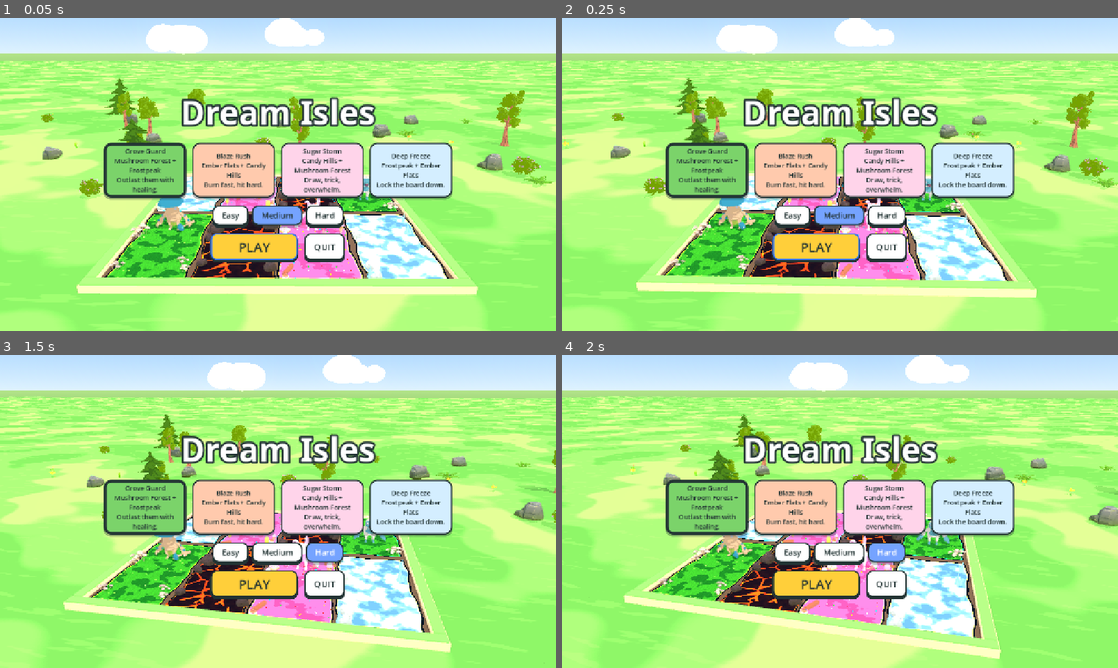
Above: before the commit, frames 1-4 (two rows, left to right).
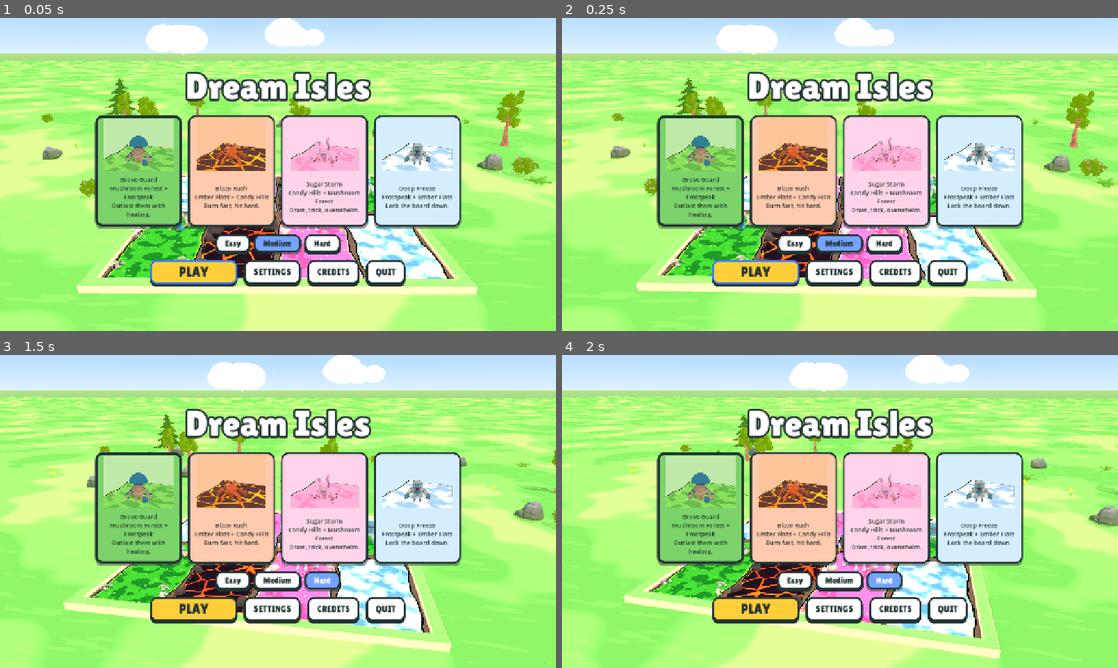
Above: after the commit, the same moments.

Repository: muriarty1893/cardwards
Game: Godot game, scene res://menus/main_menu.tscn
Same seed, same stepped clock (60 frames per second), same inputs: the game is played once before the commit and once after it.
Inputs:
- Up to frame 1 (0.05 s): no input
- Up to frame 2 (0.25 s): no input
- Up to frame 3 (1.5 s): click "Medium" at 0.5 s; click "Hard" at 1.25 s
- Up to frame 4 (2 s): no input

The runs differ from the first frame. In frame 1, 27% of the frame differs, in the area x 17-83%, y 17-86%; in frame 2, 27%; in frame 3, 27%; in frame 4, 27%.

Commit message:
feat: cartoon HUD with hero portraits, restyled menus, settings and credits
Co-Authored-By: Claude Opus 5.5 <noreply@anthropic.com>
Claude-Session: https://claude.ai/code/session_01KWhDzHoaJZoxty1TDdYE3R

Diff:
--- a/menus/main_menu.gd
+++ b/menus/main_menu.gd
@@ -12,6 +12,7 @@
 var _t: float = 0.0
 var _deck_buttons: Dictionary = {}
 var _diff_buttons: Array[Button] = []
+var _ui_root: Control
 
 
 func _ready() -> void:
@@ -45,6 +46,7 @@
 	root.set_anchors_preset(Control.PRESET_FULL_RECT)
 	root.mouse_filter = Control.MOUSE_FILTER_IGNORE
 	layer.add_child(root)
+	_ui_root = root
 	var vb := VBoxContainer.new()
 	vb.set_anchors_preset(Control.PRESET_CENTER)
 	vb.grow_horizontal = Control.GROW_DIRECTION_BOTH
@@ -52,7 +54,7 @@
 	vb.alignment = BoxContainer.ALIGNMENT_CENTER
 	vb.add_theme_constant_override("separation", 18)
 	root.add_child(vb)
-	var title := UiStyle.bold(UiStyle.label("Dream Isles", 76, Color.WHITE))
+	var title := UiStyle.title(UiStyle.label("Dream Isles", 84, Color.WHITE)) as Label
 	title.add_theme_color_override("font_outline_color", Palette.INK)
 	title.add_theme_constant_override("outline_size", 18)
 	title.horizontal_alignment = HORIZONTAL_ALIGNMENT_CENTER
@@ -63,11 +65,17 @@
 	vb.add_child(decks)
 	for d: DeckData in CardDB.all_decks():
 		var btn := Button.new()
+		btn.name = "Deck_%s" % d.id
 		btn.toggle_mode = true
-		btn.custom_minimum_size = Vector2(190, 120)
+		btn.custom_minimum_size = Vector2(200, 214)
 		btn.text = "%s\n%s + %s\n%s" % [d.display_name, CardData.LAND_NAMES[d.lands[0]], CardData.LAND_NAMES[d.lands[2]], FLAVOUR.get(d.id, "")]
 		btn.autowrap_mode = TextServer.AUTOWRAP_WORD_SMART
-		btn.add_theme_font_size_override("font_size", 15)
+		btn.add_theme_font_size_override("font_size", 14)
+		btn.icon = load(VisualDB.art_path(_champion(d))) as Texture2D
+		btn.icon_alignment = HORIZONTAL_ALIGNMENT_CENTER
+		btn.vertical_icon_alignment = VERTICAL_ALIGNMENT_TOP
+		btn.expand_icon = false
+		btn.add_theme_constant_override("icon_max_width", 160)
 		var base: Color = Palette.LAND_CARD[d.lands[0]]
 		for st: String in ["normal", "hover", "pressed", "focus"]:
 			var sb := UiStyle.panel(base.lerp(Color.WHITE, 0.55) if st == "normal" else (base.lerp(Color.WHITE, 0.3) if st == "hover" else base), 16)
@@ -102,12 +110,41 @@
 	play.custom_minimum_size = Vector2(200, 0)
 	play.pressed.connect(_play)
 	row.add_child(play)
+	var settings := MenuButtons.big("SETTINGS", Color.WHITE, 20)
+	settings.pressed.connect(func() -> void: _open_panel(SettingsPanel.make()))
+	row.add_child(settings)
+	var credits := MenuButtons.big("CREDITS", Color.WHITE, 20)
+	credits.pressed.connect(func() -> void: _open_panel(CreditsPanel.make()))
+	row.add_child(credits)
 	var quit := MenuButtons.big("QUIT", Color.WHITE, 20)
 	quit.pressed.connect(func() -> void: get_tree().quit())
 	row.add_child(quit)
 	_select_deck(Session.player_deck)
 	_select_difficulty(Session.difficulty)
 	play.grab_focus()
+
+
+## The deck's showcase creature: its highest-level creature, first in card order.
+static func _champion(d: DeckData) -> StringName:
+	var best: CardData = null
+	for c: CardData in d.cards:
+		if c.is_creature() and (best == null or c.level > best.level):
+			best = c
+	return best.id if best else d.cards[0].id
+
+
+## Shows a Settings or Credits panel centred over a dimmed menu; its `closed` signal hides it.
+func _open_panel(panel: PanelContainer) -> void:
+	var dim := ColorRect.new()
+	dim.color = Color(0, 0, 0, 0.45)
+	dim.set_anchors_preset(Control.PRESET_FULL_RECT)
+	dim.mouse_filter = Control.MOUSE_FILTER_STOP
+	_ui_root.add_child(dim)
+	var center := CenterContainer.new()
+	center.set_anchors_preset(Control.PRESET_FULL_RECT)
+	dim.add_child(center)
+	center.add_child(panel)
+	panel.connect("closed", dim.queue_free)
 
 
 func _select_deck(id: StringName) -> void:
--- a/tests/test_board_fit.gd
+++ b/tests/test_board_fit.gd
@@ -54,11 +54,19 @@
 		var screen := Rect2(0, 0, size.x, size.y)
 		var corner_l := Rect2(Vector2(12, 10), Hud.CORNER)
 		var corner_r := Rect2(Vector2(size.x - 12 - Hud.CORNER.x, 10), Hud.CORNER)
+		var bar_l := Rect2(Vector2(12 + 112, 14), Hud.BAR)
+		var bar_r := Rect2(Vector2(size.x - 12 - 112 - Hud.BAR.x, 14), Hud.BAR)
+		var bars: Array[Rect2] = []
 		for p: int in 2:
 			for l: int in 4:
-				var bar: Rect2 = UnitOverlay.bar_rect_at(cam, board.anchor(p, l) + Vector3(0, 1.85, 0), [corner_l, corner_r])
+				var bar: Rect2 = UnitOverlay.bar_rect_at(cam, board.anchor(p, l) + Vector3(0, 1.85, 0), [corner_l, corner_r, bar_l, bar_r])
 				assert_true(screen.encloses(bar), "bar p%d l%d on screen at %s (%s)" % [p, l, size, bar])
-				assert_true(not bar.intersects(corner_l) and not bar.intersects(corner_r), "bar p%d l%d clear of corners at %s" % [p, l, size])
+				for keep_out: Rect2 in [corner_l, corner_r, bar_l, bar_r]:
+					assert_true(not bar.intersects(keep_out), "bar p%d l%d clear of HUD %s at %s" % [p, l, keep_out, size])
 				assert_true(bar.end.y <= size.y - Hud.TRAY_H, "bar p%d l%d above tray at %s" % [p, l, size])
+				bars.append(bar)
+		for i: int in bars.size():
+			for j: int in range(i + 1, bars.size()):
+				assert_true(not bars[i].intersects(bars[j]), "stat bars %d and %d apart at %s" % [i, j, size])
 		(r[0] as Node).free()
 	return true
--- a/tests/test_ui_layout.gd
+++ b/tests/test_ui_layout.gd
@@ -26,6 +26,14 @@
 	var screen := Rect2(Vector2.ZERO, size)
 	for panel: Control in hud.panels():
 		assert_true(screen.encloses(panel.get_global_rect()), "%s inside %s (%s)" % [panel.name, size, panel.get_global_rect()])
+	var names: Array[String] = []
+	for panel: Control in hud.panels():
+		names.append(String(panel.name))
+	assert_true("YouBar" in names and "RivalBar" in names, "hero bars are HUD panels")
+	var you_bar: Control = hud.find_child("YouBar", true, false)
+	var rival_bar: Control = hud.find_child("RivalBar", true, false)
+	if you_bar and rival_bar:
+		assert_true(not you_bar.get_global_rect().intersects(rival_bar.get_global_rect()), "hero bars apart at %s" % size)
 	var cards: Rect2 = hand.cards_rect()
 	assert_true(cards.size.x > 0, "hand has cards")
 	assert_true(not hud.end_turn_button.get_global_rect().intersects(cards), "END TURN clear of hand at %s" % size)
@@ -56,3 +64,38 @@
 			assert_eq(w.text_label().text, c.text, "rules text on %s" % c.id)
 		w.free()
 	return true
+
+
+func test_settings_panel_writes_settings() -> bool:
+	var tree := Engine.get_main_loop() as SceneTree
+	var settings: GameSettings = tree.root.get_node("Settings")
+	var old_path: String = settings.path
+	var old: float = settings.music_volume
+	settings.path = "user://t_settings_panel.cfg"
+	var p: SettingsPanel = SettingsPanel.make()
+	tree.root.add_child(p)
+	p.music_slider.value = 0.25
+	assert_eq(settings.music_volume, 0.25, "slider wrote music volume")
+	p.quality_option.select(1)
+	p.quality_option.item_selected.emit(1)
+	assert_eq(settings.quality, GameSettings.Quality.LOW, "option wrote quality")
+	settings.set_value(&"music_volume", old)
+	settings.path = old_path
+	settings.load_settings()
+	p.queue_free()
+	await tree.process_frame
+	return true
+
+
+func test_main_menu_loads() -> bool:
+	var tree := Engine.get_main_loop() as SceneTree
+	var menu: Node = (load("res://menus/main_menu.tscn") as PackedScene).instantiate()
+	tree.root.add_child(menu)
+	await tree.process_frame
+	var decks: Array[Node] = menu.find_children("Deck_*", "Button", true, false)
+	assert_eq(decks.size(), 4, "four deck buttons")
+	for b: Node in decks:
+		assert_true((b as Button).icon != null, "%s shows champion art" % b.name)
+	menu.queue_free()
+	await tree.process_frame
+	return true
--- a/view/ui/blob_portrait.gd
+++ /dev/null
@@ -1,36 +0,0 @@
-class_name BlobPortrait
-extends Control
-## A little drawn critter face for the hero corners (our own mascot blobs).
-
-var body_color: Color = Color("#ffd84a")
-var bg_color: Color = Color("#8fd3ff")
-var horns: bool = false
-
-
-func _init() -> void:
-	mouse_filter = Control.MOUSE_FILTER_IGNORE
-
-
-func _draw() -> void:
-	var r := Rect2(Vector2.ZERO, size)
-	var sb := StyleBoxFlat.new()
-	sb.bg_color = bg_color
-	sb.border_color = Palette.TRAY_DARK
-	sb.set_border_width_all(4)
-	sb.set_corner_radius_all(14)
-	draw_style_box(sb, r)
-	var c := Vector2(size.x * 0.5, size.y * 0.6)
-	var rad: float = size.x * 0.32
-	if horns:
-		for s: float in [-1.0, 1.0]:
-			draw_colored_polygon(PackedVector2Array([c + Vector2(s * rad * 0.3, -rad * 0.8), c + Vector2(s * rad * 0.95, -rad * 0.5), c + Vector2(s * rad * 0.85, -rad * 1.5)]), Color("#fff3dd"))
-	else:
-		for s: float in [-1.0, 1.0]:
-			draw_circle(c + Vector2(s * rad * 0.75, -rad * 0.8), rad * 0.3, body_color.darkened(0.2))
-	draw_circle(c + Vector2(0, 3), rad + 3.0, Palette.TRAY_DARK)
-	draw_circle(c, rad, body_color)
-	draw_circle(c + Vector2(-rad * 0.3, -rad * 0.3), rad * 0.45, body_color.lightened(0.25))
-	for s: float in [-1.0, 1.0]:
-		draw_circle(c + Vector2(s * rad * 0.38, -rad * 0.05), rad * 0.27, Color.WHITE)
-		draw_circle(c + Vector2(s * rad * 0.38, 0.0), rad * 0.13, Color("#111111"))
-	draw_arc(c + Vector2(0, rad * 0.3), rad * 0.3, 0.2, PI - 0.2, 10, Palette.TRAY_DARK, 3.0)
--- a/view/ui/hud.gd
+++ b/view/ui/hud.gd
@@ -9,12 +9,16 @@
 
 const TRAY_H := 214.0
 const TRAY_MARGIN := 60.0
-const CORNER := Vector2(214, 128)
+const CORNER := Vector2(236, 120)
+## Hero health bar size (it sits on top of the corner and runs toward the centre).
+const BAR := Vector2(300, 30)
 
 var end_turn_button: Button
 var pause_button: Button
 var _you: Control
 var _rival: Control
+var _you_bar: Control
+var _rival_bar: Control
 var _tray: Panel
 var _refs: Dictionary = {}
 var _orb_label: Label
@@ -26,22 +30,26 @@
 
 func _init() -> void:
 	mouse_filter = Control.MOUSE_FILTER_IGNORE
-	_you = _corner(true, "You", Color("#ffd84a"), Color("#8fd3ff"))
+	_you = _corner(true, "You", "res://assets/card_art/hero_you.png", Color("#8fd3ff"))
 	_you.position = Vector2(12, 10)
 	add_child(_you)
-	_rival = _corner(false, "Rival", Color("#b06cff"), Color("#ffb3dd"))
+	_rival = _corner(false, "Rival", "res://assets/card_art/hero_rival.png", Color("#ffb3dd"))
 	_rival.set_anchors_preset(Control.PRESET_TOP_RIGHT)
 	_rival.offset_left = -CORNER.x - 12
 	_rival.offset_right = -12
 	_rival.offset_top = 10
 	_rival.offset_bottom = 10 + CORNER.y
 	add_child(_rival)
+	_you_bar = _hero_bar(true, "You")
+	add_child(_you_bar)
+	_rival_bar = _hero_bar(false, "Rival")
+	add_child(_rival_bar)
 	_build_tray()
 	_build_pause()
 
 
 func panels() -> Array[Control]:
-	return [_you, _rival, _tray, end_turn_button, pause_button]
+	return [_you, _rival, _you_bar, _rival_bar, _tray, end_turn_button, pause_button]
 
 
 func refresh(s: GameState, human: int) -> void:
@@ -55,6 +63,8 @@
 	var mine: bool = s.active == human and s.phase != GameState.Phase.OVER
 	_you.modulate = Color.WHITE if mine else Color(0.82, 0.82, 0.82)
 	_rival.modulate = Color.WHITE if not mine else Color(0.82, 0.82, 0.82)
+	_you_bar.modulate = _you.modulate
+	_rival_bar.modulate = _rival.modulate
 
 
 func is_paused() -> bool:
@@ -85,9 +95,9 @@
 	tw.tween_property(p, "position", base, 0.05)
 
 
-## Screen rects of the two hero corner panels (stat bars keep out of them).
+## Screen rects of the hero corners and their health bars (stat bars keep out of them).
 func corner_rects() -> Array[Rect2]:
-	return [_you.get_global_rect(), _rival.get_global_rect()]
+	return [_you.get_global_rect(), _rival.get_global_rect(), _you_bar.get_global_rect(), _rival_bar.get_global_rect()]
 
 
 func hero_screen_pos(human_side: bool) -> Vector2:
@@ -106,7 +116,7 @@
 
 
 func _plate(text: String, size_: Vector2, font: int = 16) -> Label:
-	var l := UiStyle.bold(UiStyle.label(text, font, Color.WHITE))
+	var l := UiStyle.title(UiStyle.label(text, font, Color.WHITE)) as Label
 	l.size = size_
 	l.custom_minimum_size = size_
 	l.horizontal_alignment = HORIZONTAL_ALIGNMENT_CENTER
@@ -116,7 +126,7 @@
 
 
 func _orb(diameter: float, font: int) -> Label:
-	var l := UiStyle.bold(UiStyle.label("0", font, Color.WHITE))
+	var l := UiStyle.title(UiStyle.label("0", font, Color.WHITE)) as Label
 	l.size = Vector2(diameter, diameter)
 	l.horizontal_alignment = HORIZONTAL_ALIGNMENT_CENTER
 	l.vertical_alignment = VERTICAL_ALIGNMENT_CENTER
@@ -129,7 +139,7 @@
 	return l
 
 
-func _corner(left: bool, who: String, body: Color, bg: Color) -> Control:
+func _corner(left: bool, who: String, portrait: String, bg: Color) -> Control:
 	var c := Control.new()
 	c.name = who
 	c.size = CORNER
@@ -140,53 +150,80 @@
 	back.mouse_filter = Control.MOUSE_FILTER_IGNORE
 	back.add_theme_stylebox_override("panel", _frame(Palette.TRAY, 18))
 	c.add_child(back)
+	# Framed portrait in the outer corner.
+	var frame := Panel.new()
+	frame.size = Vector2(96, 96)
+	frame.position = Vector2(8, 12) if left else Vector2(CORNER.x - 104, 12)
+	frame.mouse_filter = Control.MOUSE_FILTER_IGNORE
+	var fsb := StyleBoxFlat.new()
+	fsb.bg_color = bg
+	fsb.border_color = Palette.INK
+	fsb.set_border_width_all(4)
+	fsb.set_corner_radius_all(14)
+	frame.add_theme_stylebox_override("panel", fsb)
+	frame.clip_children = CanvasItem.CLIP_CHILDREN_AND_DRAW
+	c.add_child(frame)
+	var face := TextureRect.new()
+	face.texture = load(portrait) as Texture2D
+	face.expand_mode = TextureRect.EXPAND_IGNORE_SIZE
+	face.stretch_mode = TextureRect.STRETCH_KEEP_ASPECT_COVERED
+	face.position = Vector2(4, 4)
+	face.size = Vector2(88, 88)
+	face.mouse_filter = Control.MOUSE_FILTER_IGNORE
+	frame.add_child(face)
+	var orb := _orb(44, 22)
+	orb.position = Vector2(112, 46) if left else Vector2(CORNER.x - 156, 46)
+	c.add_child(orb)
+	var nm := UiStyle.title(UiStyle.label(who.to_upper(), 18, Color("#d9d4ff"))) as Label
+	nm.position = Vector2(160, 54) if left else Vector2(8, 54)
+	nm.size = Vector2(68, 26)
+	nm.horizontal_alignment = HORIZONTAL_ALIGNMENT_CENTER
+	c.add_child(nm)
+	var plate := _plate("", Vector2(116, 24), 14)
+	plate.position = Vector2(112, 92) if left else Vector2(8, 92)
+	c.add_child(plate)
+	_refs[who] = {"orb": orb, "plate": plate}
+	return c
+
+
+## Wide hero health bar along the top edge, running from the corner toward the centre.
+func _hero_bar(left: bool, who: String) -> Control:
 	var bar := ProgressBar.new()
-	bar.position = Vector2(10, 9)
-	bar.size = Vector2(CORNER.x - 20, 26)
+	bar.name = "YouBar" if left else "RivalBar"
 	bar.max_value = GameState.MAX_HP
 	bar.show_percentage = false
 	bar.mouse_filter = Control.MOUSE_FILTER_IGNORE
-	bar.add_theme_stylebox_override("background", _frame(Palette.TRAY_DARK, 9, 3))
-	var fill := _frame(Palette.HP, 9, 3)
-	bar.add_theme_stylebox_override("fill", fill)
+	bar.custom_minimum_size = BAR
+	bar.size = BAR
+	bar.add_theme_stylebox_override("background", _frame(Palette.TRAY_DARK, 10, 3))
+	bar.add_theme_stylebox_override("fill", _frame(Palette.HP, 10, 3))
 	bar.fill_mode = ProgressBar.FILL_BEGIN_TO_END if left else ProgressBar.FILL_END_TO_BEGIN
-	c.add_child(bar)
-	var hp := UiStyle.bold(UiStyle.label("25", 17, Color.WHITE))
-	hp.position = bar.position
-	hp.size = bar.size
+	if left:
+		bar.position = Vector2(12 + 112, 14)
+	else:
+		bar.set_anchors_preset(Control.PRESET_TOP_RIGHT)
+		bar.offset_left = -(12 + 112 + BAR.x)
+		bar.offset_right = -(12 + 112)
+		bar.offset_top = 14
+		bar.offset_bottom = 14 + BAR.y
+	var hp := UiStyle.title(UiStyle.label("♥ 25", 18, Color.WHITE)) as Label
+	hp.set_anchors_and_offsets_preset(Control.PRESET_FULL_RECT)
 	hp.horizontal_alignment = HORIZONTAL_ALIGNMENT_CENTER
 	hp.vertical_alignment = VERTICAL_ALIGNMENT_CENTER
 	hp.add_theme_color_override("font_outline_color", Palette.TRAY_DARK)
-	hp.add_theme_constant_override("outline_size", 6)
-	c.add_child(hp)
-	var face := BlobPortrait.new()
-	face.body_color = body
-	face.bg_color = bg
-	face.horns = not left
-	face.size = Vector2(80, 80)
-	face.position = Vector2(10, 41) if left else Vector2(CORNER.x - 90, 41)
-	c.add_child(face)
-	var orb := _orb(48, 22)
-	orb.position = Vector2(100, 40) if left else Vector2(CORNER.x - 148, 40)
-	c.add_child(orb)
-	var nm := UiStyle.bold(UiStyle.label(who.to_upper(), 14, Color("#c9c4ff")))
-	nm.position = Vector2(154, 52) if left else Vector2(10, 52)
-	nm.size = Vector2(50, 24)
-	nm.horizontal_alignment = HORIZONTAL_ALIGNMENT_CENTER
-	c.add_child(nm)
-	var plate := _plate("", Vector2(104, 28), 14)
-	plate.position = Vector2(100, 93) if left else Vector2(10, 93)
-	c.add_child(plate)
-	_refs[who] = {"bar": bar, "hp": hp, "orb": orb, "plate": plate}
-	return c
+	hp.add_theme_constant_override("outline_size", 7)
+	bar.add_child(hp)
+	_refs[who + "Bar"] = {"bar": bar, "hp": hp}
+	return bar
 
 
 func _fill_corner(who: String, ps: GameState.PlayerState, plate_text: String) -> void:
 	var r: Dictionary = _refs[who]
-	(r["bar"] as ProgressBar).value = clampi(ps.hero_hp, 0, GameState.MAX_HP)
-	(r["hp"] as Label).text = "♥ %d" % ps.hero_hp
 	(r["orb"] as Label).text = str(ps.magic)
 	(r["plate"] as Label).text = plate_text
+	var b: Dictionary = _refs[who + "Bar"]
+	(b["bar"] as ProgressBar).value = clampi(ps.hero_hp, 0, GameState.MAX_HP)
+	(b["hp"] as Label).text = "♥ %d" % ps.hero_hp
 
 
 func _build_tray() -> void:
@@ -230,11 +267,8 @@
 	end_turn_button = Button.new()
 	end_turn_button.name = "Battle"
 	end_turn_button.text = "BATTLE!"
-	end_turn_button.add_theme_font_size_override("font_size", 30)
-	var f := SystemFont.new()
-	f.font_names = PackedStringArray(["Nunito", "Fredoka", "Noto Sans", "sans-serif"])
-	f.font_weight = 900
-	end_turn_button.add_theme_font_override("font", f)
+	end_turn_button.add_theme_font_size_override("font_size", 34)
+	UiStyle.title(end_turn_button)
 	for st: String in ["normal", "hover", "pressed", "disabled", "focus"]:
 		var b := _frame(Palette.GREEN if st != "disabled" else Color("#6c6a8a"), 16, 5)
 		if st == "hover":
@@ -292,10 +326,13 @@
 	var vb := VBoxContainer.new()
 	vb.add_theme_constant_override("separation", 14)
 	box.add_child(vb)
-	var title := UiStyle.bold(UiStyle.label("Paused", 40))
+	var title := UiStyle.title(UiStyle.label("Paused", 44)) as Label
 	title.horizontal_alignment = HORIZONTAL_ALIGNMENT_CENTER
-	title.custom_minimum_size = Vector2(280, 0)
+	title.custom_minimum_size = Vector2(320, 0)
 	vb.add_child(title)
+	var settings := SettingsPanel.make(false)
+	settings.add_theme_stylebox_override("panel", StyleBoxEmpty.new())
+	vb.add_child(settings)
 	var resume := MenuButtons.big("RESUME", Palette.GOLD)
 	resume.pressed.connect(close_pause)
 	vb.add_child(resume)
--- a/view/ui/menu_buttons.gd
+++ b/view/ui/menu_buttons.gd
@@ -7,6 +7,7 @@
 	var b := Button.new()
 	b.text = text
 	b.add_theme_font_size_override("font_size", font_size)
+	UiStyle.title(b)
 	b.focus_mode = Control.FOCUS_ALL
 	for st: String in ["normal", "hover", "pressed", "focus", "disabled"]:
 		var sb := UiStyle.panel(color if st != "hover" else color.lightened(0.2), 14)
--- a/view/ui/results.gd
+++ b/view/ui/results.gd
@@ -29,7 +29,9 @@
 	vb.add_theme_constant_override("separation", 14)
 	vb.alignment = BoxContainer.ALIGNMENT_CENTER
 	panel.add_child(vb)
-	var title := UiStyle.bold(UiStyle.label("VICTORY!" if won else "DEFEAT", 56, Palette.GOLD.darkened(0.2) if won else Palette.HP))
+	var title := UiStyle.title(UiStyle.label("VICTORY!" if won else "DEFEAT", 64, Palette.GOLD.darkened(0.2) if won else Palette.HP)) as Label
+	title.add_theme_color_override("font_outline_color", Palette.INK)
+	title.add_theme_constant_override("outline_size", 10)
 	title.horizontal_alignment = HORIZONTAL_ALIGNMENT_CENTER
 	title.custom_minimum_size = Vector2(360, 0)
 	vb.add_child(title)
--- /dev/null
+++ b/view/ui/settings_panel.gd
@@ -0,0 +1,62 @@
+class_name SettingsPanel
+extends PanelContainer
+## Music and effects volume sliders and a graphics quality choice. Every change goes
+## straight to the Settings autoload (which saves it).
+
+signal closed
+
+var music_slider: HSlider
+var sfx_slider: HSlider
+var quality_option: OptionButton
+
+
+## `with_close` adds a CLOSE button (the pause menu embeds the panel without one).
+static func make(with_close: bool = true) -> SettingsPanel:
+	var p := SettingsPanel.new()
+	p.add_theme_stylebox_override("panel", UiStyle.panel(Color(1, 1, 1, 0.97), 22))
+	var vb := VBoxContainer.new()
+	vb.add_theme_constant_override("separation", 12)
+	p.add_child(vb)
+	var title := UiStyle.title(UiStyle.label("Settings", 32)) as Label
+	title.horizontal_alignment = HORIZONTAL_ALIGNMENT_CENTER
+	vb.add_child(title)
+	p.music_slider = p._slider(vb, "Music", Settings.music_volume, &"music_volume")
+	p.sfx_slider = p._slider(vb, "Effects", Settings.sfx_volume, &"sfx_volume")
+	var row := HBoxContainer.new()
+	row.add_theme_constant_override("separation", 12)
+	vb.add_child(row)
+	var ql := UiStyle.title(UiStyle.label("Graphics", 20)) as Label
+	ql.custom_minimum_size = Vector2(110, 0)
+	row.add_child(ql)
+	p.quality_option = OptionButton.new()
+	p.quality_option.add_item("High", GameSettings.Quality.HIGH)
+	p.quality_option.add_item("Low", GameSettings.Quality.LOW)
+	p.quality_option.select(int(Settings.quality))
+	p.quality_option.custom_minimum_size = Vector2(200, 36)
+	p.quality_option.item_selected.connect(func(i: int) -> void: Settings.set_value(&"quality", i))
+	row.add_child(p.quality_option)
+	if with_close:
+		var close := MenuButtons.big("CLOSE", Palette.GOLD, 20)
+		close.size_flags_horizontal = Control.SIZE_SHRINK_CENTER
+		close.pressed.connect(func() -> void: p.closed.emit())
+		vb.add_child(close)
+	return p
+
+
+func _slider(parent: Container, label: String, value: float, key: StringName) -> HSlider:
+	var row := HBoxContainer.new()
+	row.add_theme_constant_override("separation", 12)
+	parent.add_child(row)
+	var l := UiStyle.title(UiStyle.label(label, 20)) as Label
+	l.custom_minimum_size = Vector2(110, 0)
+	row.add_child(l)
+	var s := HSlider.new()
+	s.min_value = 0.0
+	s.max_value = 1.0
+	s.step = 0.05
+	s.value = value
+	s.custom_minimum_size = Vector2(200, 32)
+	s.size_flags_vertical = Control.SIZE_SHRINK_CENTER
+	s.value_changed.connect(func(v: float) -> void: Settings.set_value(key, v))
+	row.add_child(s)
+	return s
--- a/view/ui/timing_bar.gd
+++ b/view/ui/timing_bar.gd
@@ -46,7 +46,7 @@
 	bg.size = PANEL
 	bg.mouse_filter = Control.MOUSE_FILTER_IGNORE
 	add_child(bg)
-	_title = UiStyle.bold(UiStyle.label("STRIKE!", 18))
+	_title = UiStyle.title(UiStyle.label("STRIKE!", 22)) as Label
 	_title.position = Vector2(0, 6)
 	_title.size = Vector2(PANEL.x, 24)
 	_title.horizontal_alignment = HORIZONTAL_ALIGNMENT_CENTER
--- a/view/ui/toast.gd
+++ b/view/ui/toast.gd
@@ -16,7 +16,7 @@
 	sb.content_margin_top = 12
 	sb.content_margin_bottom = 12
 	add_theme_stylebox_override("panel", sb)
-	_label = UiStyle.bold(UiStyle.label("", 26, Color.WHITE))
+	_label = UiStyle.title(UiStyle.label("", 28, Color.WHITE)) as Label
 	_label.horizontal_alignment = HORIZONTAL_ALIGNMENT_CENTER
 	add_child(_label)
 	modulate.a = 0.0
--- a/view/ui/ui_style.gd
+++ b/view/ui/ui_style.gd
@@ -12,10 +12,10 @@
 	var sb := StyleBoxFlat.new()
 	sb.bg_color = bg
 	sb.border_color = Palette.INK
-	sb.set_border_width_all(3)
+	sb.set_border_width_all(4)
 	sb.set_corner_radius_all(radius)
-	sb.shadow_color = Color(Palette.INK, 0.35)
-	sb.shadow_offset = Vector2(0, 4)
+	sb.shadow_color = Color(Palette.INK, 0.45)
+	sb.shadow_offset = Vector2(0, 5)
 	sb.shadow_size = 1
 	sb.set_content_margin_all(8)
 	sb.content_margin_left = 14
--- a/view/ui/unit_overlay.gd
+++ b/view/ui/unit_overlay.gd
@@ -82,20 +82,30 @@
 
 
 ## Screen rect of a stat bar for a creature whose head is at `head` (world): centred 24 px
-## above the head, kept inside the screen and pushed sideways out of any `avoid` rect
-## (the hero corners), toward the middle of the screen.
+## above the head, kept inside the screen and moved out of any `avoid` rect (hero corners
+## and their health bars).
 static func bar_rect_at(cam: Camera3D, head: Vector3, avoid: Array[Rect2] = []) -> Rect2:
 	var c: Vector2 = cam.unproject_position(head) - Vector2(0, 24)
 	var r := Rect2(c - BAR_SIZE / 2.0, BAR_SIZE)
 	var vp: Vector2 = cam.get_viewport().get_visible_rect().size
 	r.position.x = clampf(r.position.x, 4.0, vp.x - BAR_SIZE.x - 4.0)
 	r.position.y = clampf(r.position.y, 4.0, vp.y - BAR_SIZE.y - 4.0)
-	for a: Rect2 in avoid:
-		if r.intersects(a):
-			if a.get_center().x < vp.x / 2.0:
+	# Wide strips (hero health bars): drop below them. Tall panels (hero corners): step
+	# sideways toward the middle. Re-check, since one push can land in another rect.
+	for _pass: int in 3:
+		var moved: bool = false
+		for a: Rect2 in avoid:
+			if not r.intersects(a):
+				continue
+			moved = true
+			if a.size.x > a.size.y * 2.0:
+				r.position.y = a.end.y + 4.0
+			elif a.get_center().x < vp.x / 2.0:
 				r.position.x = a.end.x + 4.0
 			else:
 				r.position.x = a.position.x - BAR_SIZE.x - 4.0
+		if not moved:
+			break
 	return r
 
 
Not shown, removed: view/ui/blob_portrait.gd.uid
Not shown, added: view/ui/settings_panel.gd.uid
